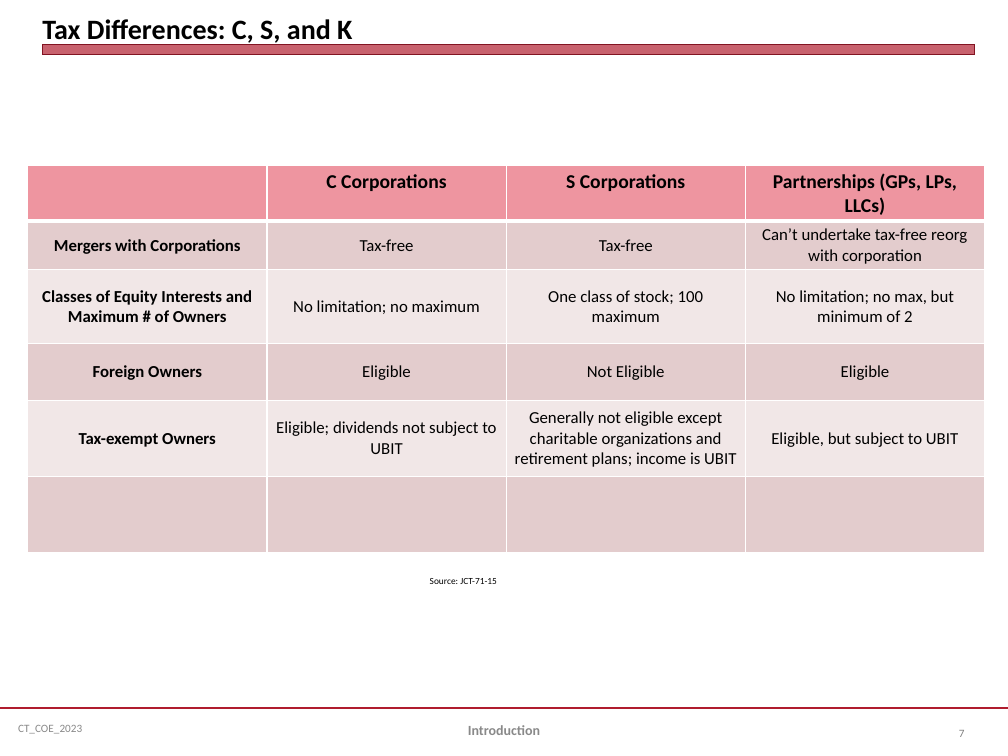
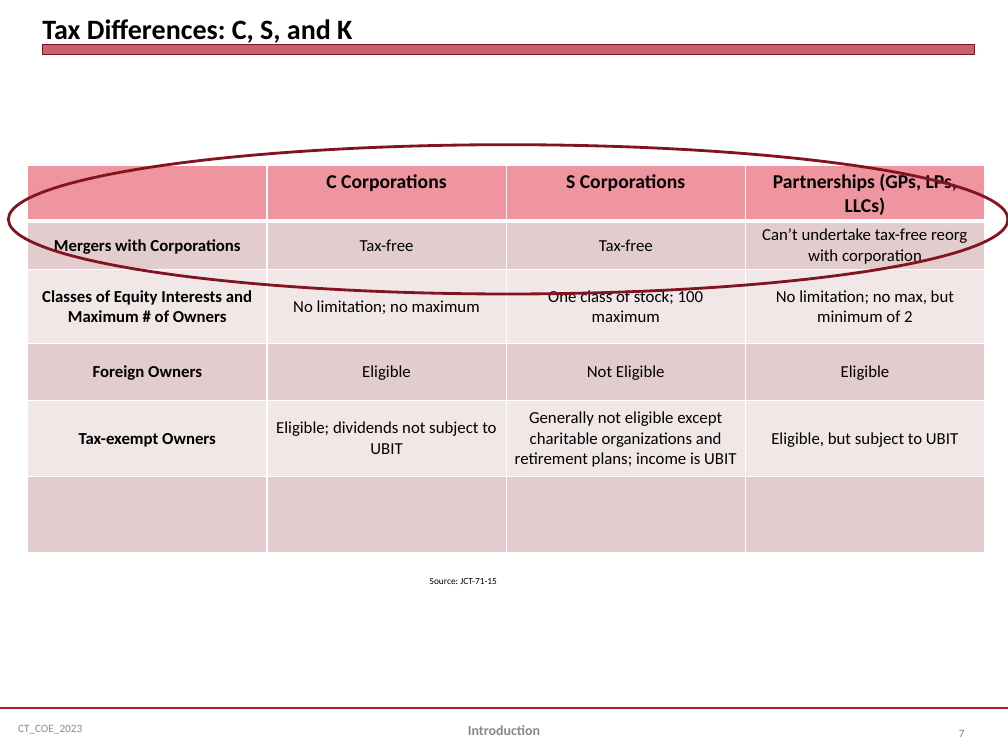
Before and after one commit to jmc877/Corporate-Tax, a slide deck: slide 7 of slides/CT_COE_2023S.pptx. Drawn at 1008x756 pixels with LibreOffice and Linux fonts; fonts in the diff are those of the drawing. Boxes give left, top, right and bottom in pixels: in the first picture for what was removed or moved away, otherwise in the second. Text is boxed around its words. In the diff, an @@ line names an element or a change of style, - is before the commit and + after.

```diff
--- a/slides/CT_COE_2023S.pptx
+++ b/slides/CT_COE_2023S.pptx
@@ ellipse added at <box>8,145,1008,294</box>, outline #821522 2 pt @@
```
Also in this commit, not shown: 5 other slides changed, 3 other files.
